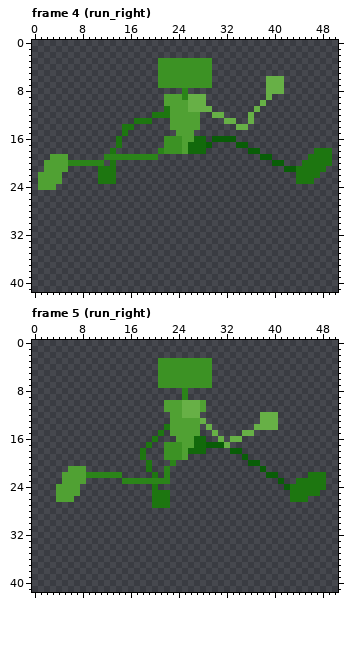
A pixel-art file gets an edit: cycle/player/player.aseprite. Above: the version before the commit.
51x42 pixels, 33 frames. Shown: frame 4 (run_right), frame 5 (run_right). The commit also changed other frames, which this record leaves out.
Once edited:
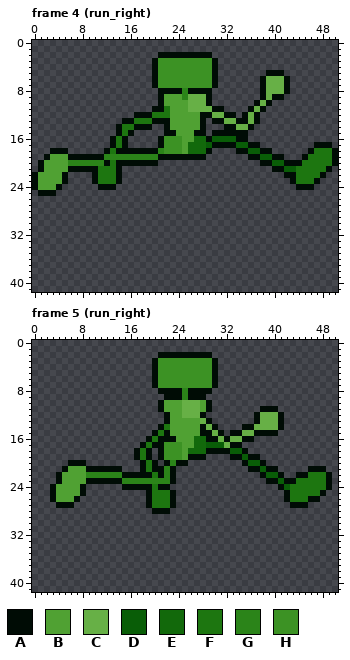
Palette (. is transparent): A #000c05  B #50a133  C #67b046  D #095d07  E #12690b  F #1d7610  G #2b8419  H #3c9224
From old to new:
Frame 4 (run_right), layer "Flattened":
y 2: x 21..29 ......... -> AAAAAAAAA
y 3..4: x 20 . -> A; x 30 . -> A
y 5: x 20 . -> A; x 30 . -> A; x 39..41 ... -> AAA
y 6..7: x 20 . -> A; x 30 . -> A; x 38 . -> A; x 42 . -> A
y 8: x 21..24 .... -> AAAA; x 26..29 .... -> AAAA; x 38 . -> A; x 42 . -> A
y 9: x 21 . -> A; x 29 . -> A; x 38 . -> A; x 40..41 .. -> AA
y 10: x 21 . -> A; x 29 . -> A; x 37 . -> A; x 39 . -> A
y 11: x 20..21 .. -> AA; x 30..31 .. -> AA; x 36 . -> A; x 38 . -> A
y 12: x 17..19 ... -> AAA; x 28..29 .. -> AA; x 32..33 .. -> AA; x 35 . -> A; x 37 . -> A
y 13: x 15..16 .. -> AA; x 20..22 ... -> AAA; x 28 . -> A; x 30..31 .. -> AA; x 34..35 .. -> AA; x 37 . -> A
y 14: x 14 . -> A; x 17..19 ... -> AAA; x 22 . -> A; x 28 . -> A; x 32..33 .. -> AA; x 36 . -> A
y 15: x 14 . -> A; x 16 . -> A; x 22..23 .. -> AA; x 27..28 .. -> AA; x 30..35 ...... -> AAAAAA
y 16: x 13 . -> A; x 15 . -> A; x 21 . -> A; x 29 . -> A; x 34..35 .. -> AA
y 17: x 13 . -> A; x 15 . -> A; x 21 . -> A; x 30..33 .... -> AAAA; x 36..37 .. -> AA; x 47..49 ... -> AAA
y 18: x 3..5 ... -> AAA; x 12 . -> A; x 14..20 ....... -> AAAAAAA; x 29 . -> A; x 34..35 .. -> AA; x 38..39 .. -> AA; x 46 . -> A; x 50 . -> A
y 19: x 2 . -> A; x 6..11 ...... -> AAAAAA; x 21..28 ........ -> AAAAAAAA; x 36..37 .. -> AA; x 40..41 .. -> AA; x 45 . -> A; x 50 . -> A
y 20: x 1 . -> A; x 12 . -> A; x 14..20 ....... -> AAAAAAA; x 38..39 .. -> AA; x 42..44 ... -> AAA; x 50 . -> A
y 21: x 1 . -> A; x 6..10 ..... -> AAAAA; x 14 . -> A; x 40..41 .. -> AA; x 49 . -> A
y 22: x 0 . -> A; x 5 . -> A; x 10 . -> A; x 14 . -> A; x 42..43 .. -> AA; x 48 . -> A
y 23: x 0 . -> A; x 5 . -> A; x 10 . -> A; x 14 . -> A; x 43 . -> A; x 47 . -> A
y 24: x 0 . -> A; x 4 . -> A; x 11..13 ... -> AAA; x 44..46 ... -> AAA
y 25: x 1..3 ... -> AAA
Frame 5 (run_right), layer "Flattened":
y 2: x 21..29 ......... -> AAAAAAAAA
y 3..7: x 20 . -> A; x 30 . -> A
y 8: x 21..24 .... -> AAAA; x 26..29 .... -> AAAA
y 9: x 22..24 ... -> AAA; x 26..28 ... -> AAA
y 10: x 21 . -> A; x 29 . -> A
y 11: x 21 . -> A; x 29 . -> A; x 38..40 ... -> AAA
y 12: x 22 . -> A; x 28 . -> A; x 37 . -> A; x 41 . -> A
y 13: x 22 . -> A; x 29 . -> A; x 37 . -> A; x 41 . -> A
y 14: x 21 . -> A; x 28 . -> A; x 30 . -> A; x 35..36 .. -> AA; x 41 . -> A
y 15: x 20 . -> A; x 22 . -> A; x 28..29 .. -> AA; x 31 . -> A; x 33..34 .. -> AA; x 37..40 .... -> AAAA
y 16: x 19 . -> A; x 21..23 ... -> AAA; x 29..30 .. -> AA; x 32 . -> A; x 35..36 .. -> AA
y 17: x 18 . -> A; x 20..21 .. -> AA; x 33..34 .. -> AA
y 18: x 17 . -> A; x 19 . -> A; x 21 . -> A; x 29..32 .... -> AAAA; x 35 . -> A
y 19: x 17 . -> A; x 19 . -> A; x 21 . -> A; x 26..28 ... -> AAA; x 33..34 .. -> AA; x 36..37 .. -> AA
y 20: x 6..8 ... -> AAA; x 18 . -> A; x 20 . -> A; x 22 . -> A; x 24..25 .. -> AA; x 35 . -> A; x 38 . -> A
y 21: x 5 . -> A; x 9..14 ...... -> AAAAAA; x 18 . -> A; x 20..21 .. -> AA; x 23 . -> A; x 36..37 .. -> AA; x 39..40 .. -> AA; x 46..48 ... -> AAA
y 22: x 4 . -> A; x 15..19 ..... -> AAAAA; x 21 . -> A; x 23 . -> A; x 38 . -> A; x 41 . -> A; x 44..45 .. -> AA; x 49 . -> A
y 23: x 4 . -> A; x 9..14 ...... -> AAAAAA; x 23 . -> A; x 39..40 .. -> AA; x 42..43 .. -> AA; x 49 . -> A
y 24: x 3 . -> A; x 8 . -> A; x 15..19 ..... -> AAAAA; x 21..22 .. -> AA; x 41 . -> A; x 49 . -> A
y 25: x 3 . -> A; x 8 . -> A; x 19 . -> A; x 23 . -> A; x 42 . -> A; x 48 . -> A
y 26: x 3 . -> A; x 7 . -> A; x 19 . -> A; x 23 . -> A; x 42 . -> A; x 46..47 .. -> AA
y 27: x 4..6 ... -> AAA; x 19 . -> A; x 23 . -> A; x 43..45 ... -> AAA
y 28: x 20..22 ... -> AAA
Where, in picture pixels (left, top, right, bottom), the same in both pictures:
added: (32, 52, 338, 196)
added: (50, 352, 332, 514)
